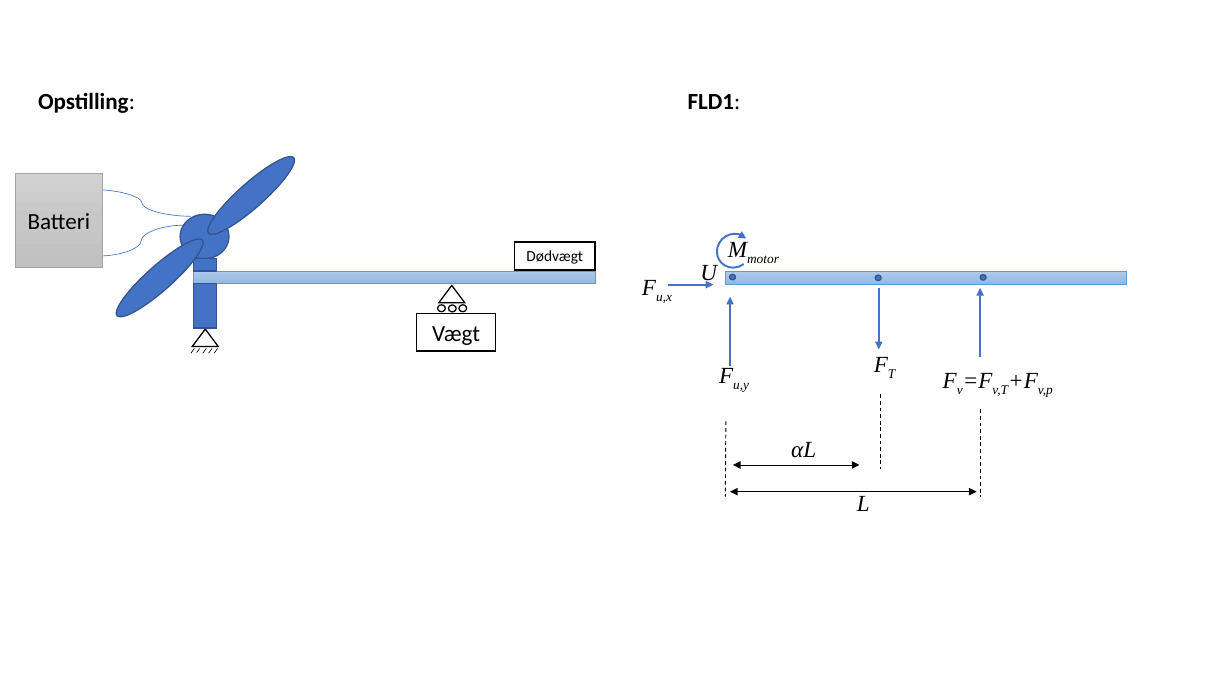
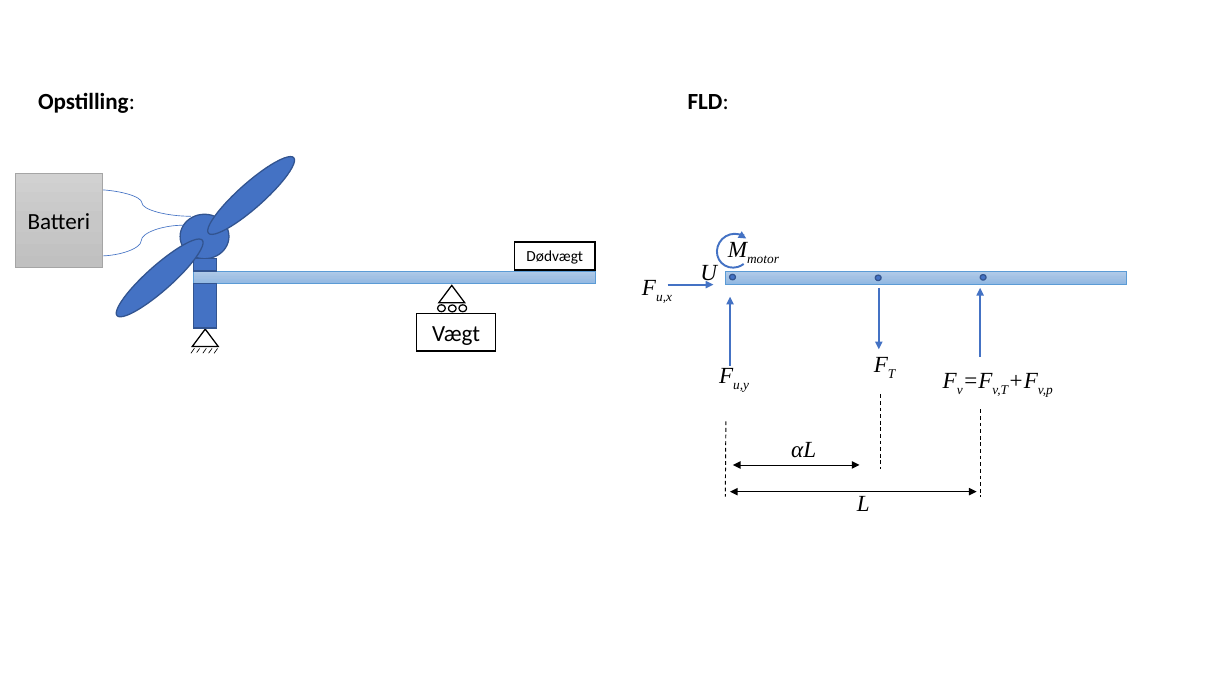
Before and after one commit to Dybdal/DTU-projekter, a slide deck: slide 3 of Mekanisk produktanalyse/Projekt 3/FLD Drejningsmoment .pptx. Drawn at 1232x693 pixels with LibreOffice and Linux fonts; fonts in the diff are those of the drawing. Boxes give left, top, right and bottom in pixels: in the first picture for what was removed or moved away, otherwise in the second. Text is boxed around its words. In the diff, an @@ line names an element or a change of style, - is before the commit and + after.

```diff
--- a/Mekanisk produktanalyse/Projekt 3/FLD Drejningsmoment .pptx
+++ b/Mekanisk produktanalyse/Projekt 3/FLD Drejningsmoment .pptx
@@ text at <box>688,94,729,109</box>: text changed @@
-FLD1:
+FLD:
```
Also in this commit, not shown: 3 other slides changed.
